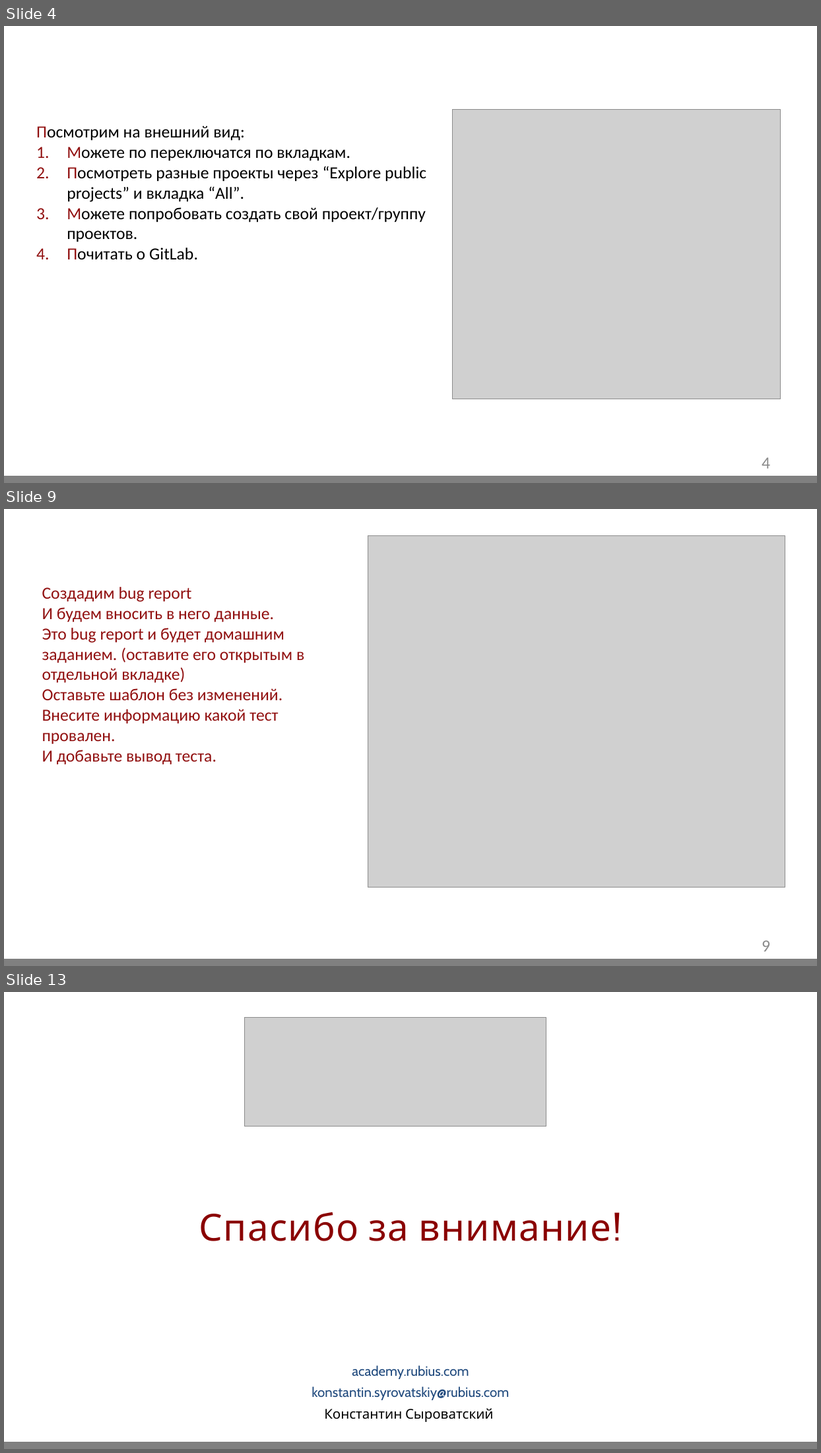
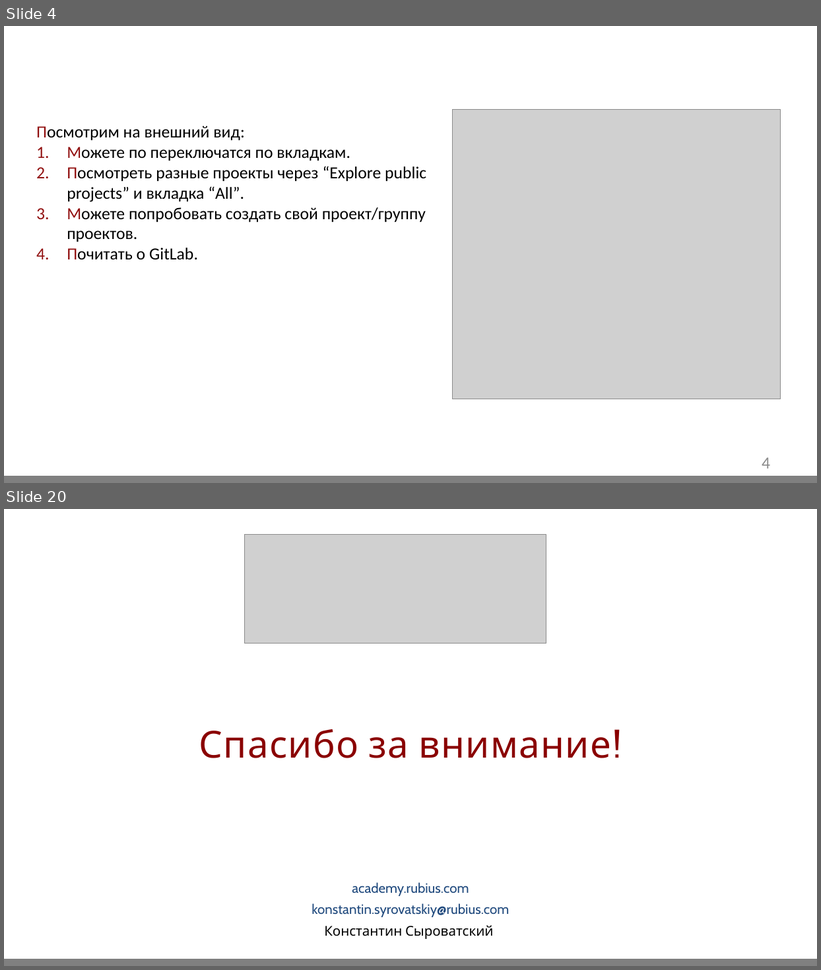
Before and after one commit to GidMaster/qa-courses, a slide deck: Home work.pptx. Shown one above the other, each under a label of ours: slides 4, 9 and 13 before the commit, slides 4 and 20 after it; the slides between them are not shown. The pictures are 821x1453 and 821x970 pixels, drawn with LibreOffice and Linux fonts; fonts in the diff are those of the drawing; grey boxes stand for pictures; background and template pictures are left out. Boxes give left, top, right and bottom in pixels: in the first picture for what was removed or moved away, otherwise in the second. Text is boxed around its words. In the diff, an @@ line names an element or a change of style, - is before the commit and + after.

```diff
--- a/Home work.pptx
+++ b/Home work.pptx
@@ slide 9 removed at <box>4,509,817,966</box>, background #FFFFFF; not listed: 2 template elements that a slide beside it also shows @@
@@ picture removed at <box>368,536,785,887</box> @@
@@ text removed at <box>42,587,304,765</box> @@
-Создадим bug report
-И будем вносить в него данные.
-Это bug report и будет домашним заданием. (оставите его открытым в отдельной вкладке)
-Оставьте шаблон без изменений.
-Внесите информацию какой тест провален.
-И добавьте вывод теста.
@@ page number removed at <box>762,941,770,952</box> @@
-9
@@ what was slide 13 is now slide 20 @@
```
Also in this commit, not shown: 4 slides changed, 12 slides added, 5 other slides removed, 1 other file.
